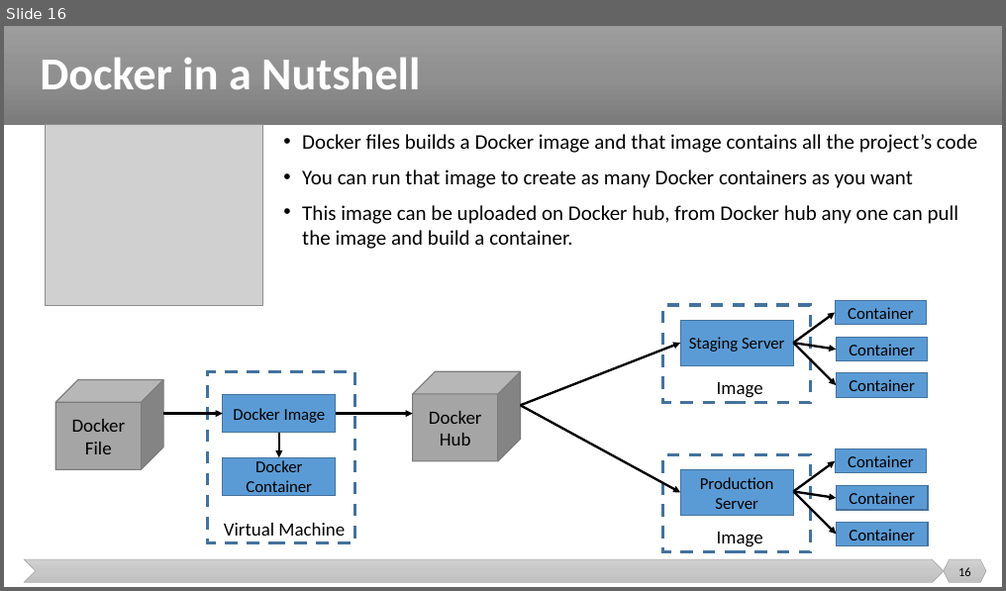
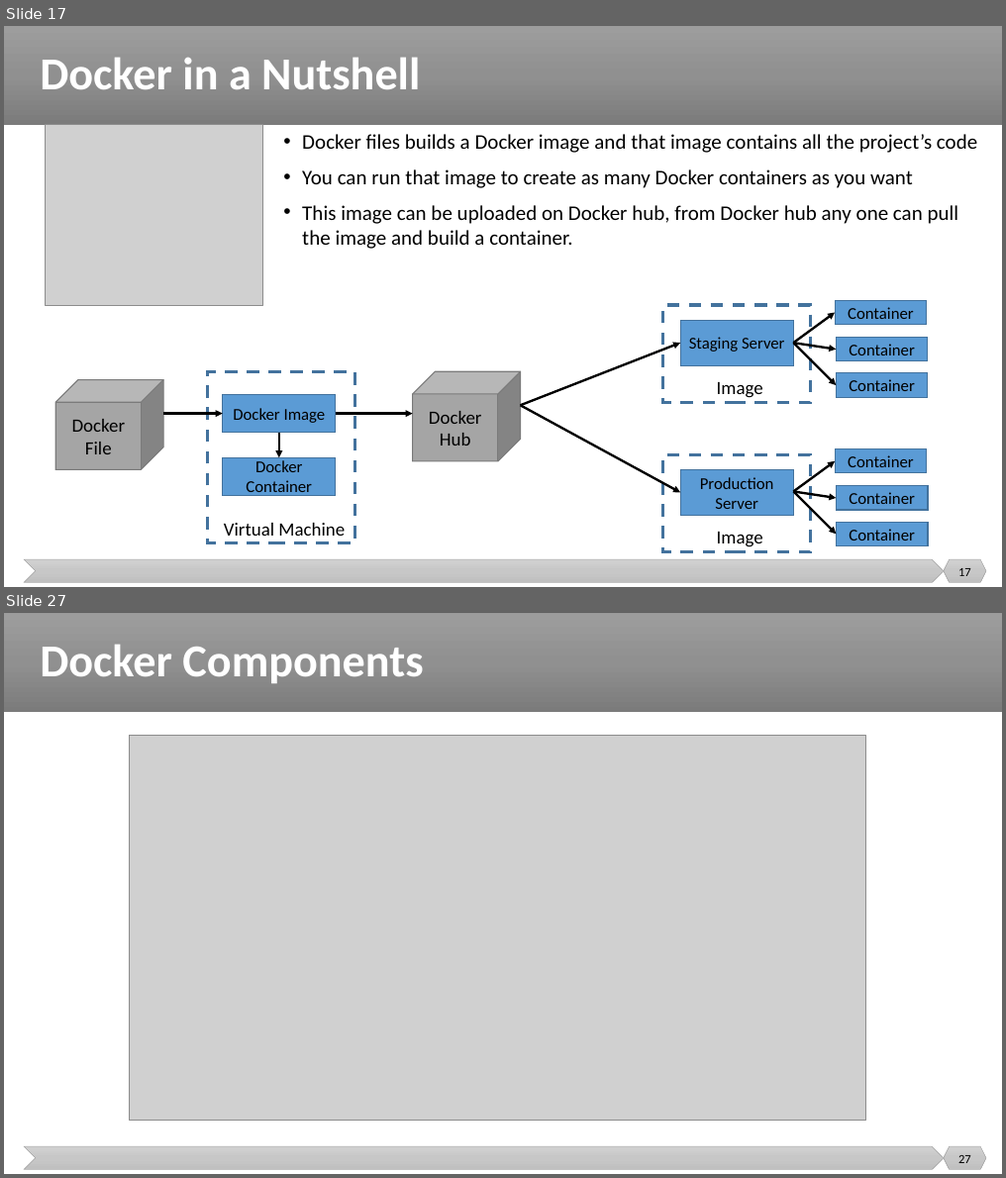
Before and after one commit to malenezi/malenezi, a slide deck: SE489/Lectures/4-Containerization/Containerization.pptx. Shown one above the other, each under a label of ours: slide 16 before the commit, slides 17 and 27 after it; the slides between them are not shown. The pictures are 1006x591 and 1006x1178 pixels, drawn with LibreOffice and Linux fonts; fonts in the diff are those of the drawing; grey boxes stand for pictures. Boxes give left, top, right and bottom in pixels: in the first picture for what was removed or moved away, otherwise in the second. Text is boxed around its words. In the diff, an @@ line names an element or a change of style, - is before the commit and + after.

```diff
--- a/SE489/Lectures/4-Containerization/Containerization.pptx
+++ b/SE489/Lectures/4-Containerization/Containerization.pptx
@@ slide 27 added at [4,613,1002,1174], background #FFFFFF; not listed: 3 template elements that a slide beside it also shows @@
@@ title added at [40,644,423,683], 44 pt, text #FFFFFF, bold @@
+Docker Components
@@ picture added at [129,736,865,1121] @@
@@ page number added at [958,1156,971,1163], 12 pt, text #000000 @@
+27
@@ what was slide 16 is now slide 17 @@
@@ page number at [958,569,971,576]: text changed @@
-16
+17
```
Also in this commit, not shown: 17 other slides added.
